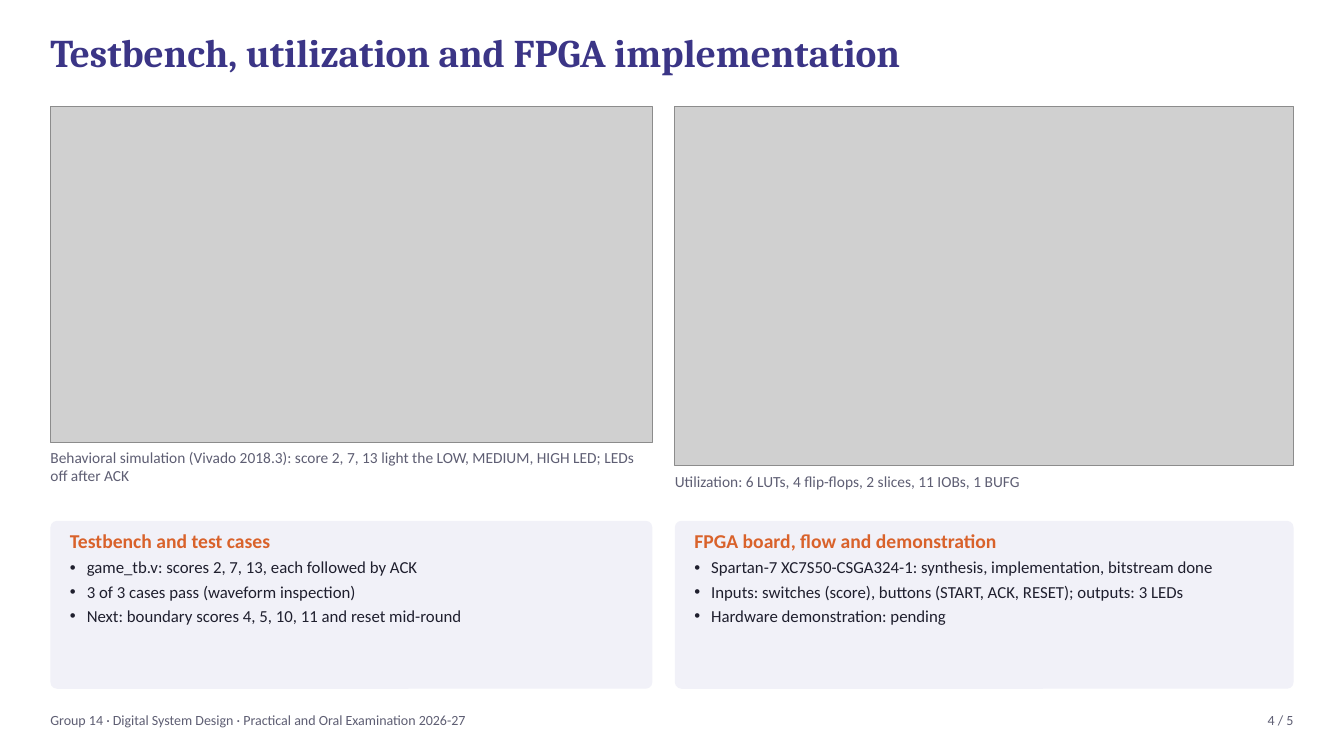
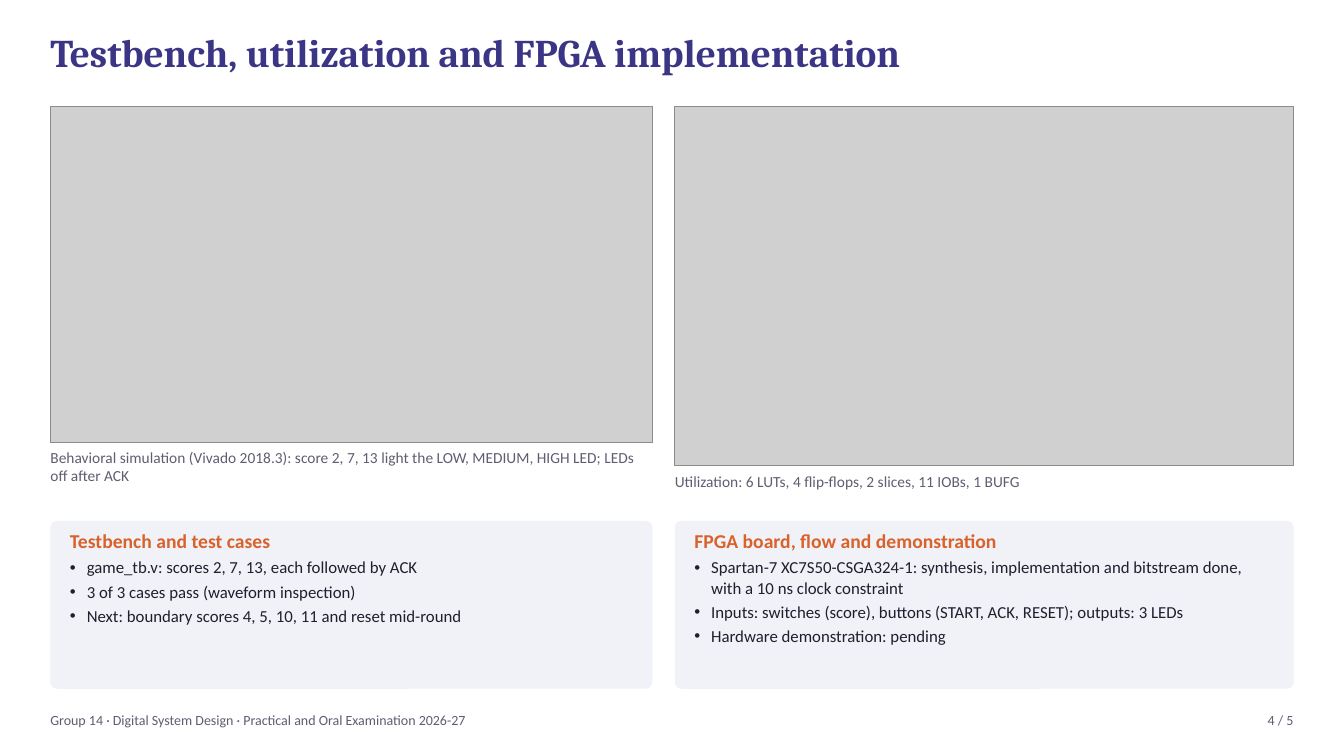
Before and after one commit to MrugendraVasmatkar/Digital_System_Design_Practical_2026_27_D9A_B, a slide deck: slide 4 of Group_Submissions/day1_submission_grp14/06_Presentation/Group14_DSD_Presentation.pptx. Drawn at 1344x756 pixels with LibreOffice and Linux fonts; fonts in the diff are those of the drawing; grey boxes stand for pictures. Boxes give left, top, right and bottom in pixels: in the first picture for what was removed or moved away, otherwise in the second. Text is boxed around its words. In the diff, an @@ line names an element or a change of style, - is before the commit and + after.

```diff
--- a/Group_Submissions/day1_submission_grp14/06_Presentation/Group14_DSD_Presentation.pptx
+++ b/Group_Submissions/day1_submission_grp14/06_Presentation/Group14_DSD_Presentation.pptx
@@ text at box(711, 561, 1242, 594): text changed @@
-• Spartan-7 XC7S50-CSGA324-1: synthesis, implementation, bitstream done
+• Spartan-7 XC7S50-CSGA324-1: synthesis, implementation and bitstream done, with a 10 ns clock constraint
```
Also in this commit, not shown: 1 other slide changed, 7 other files.
